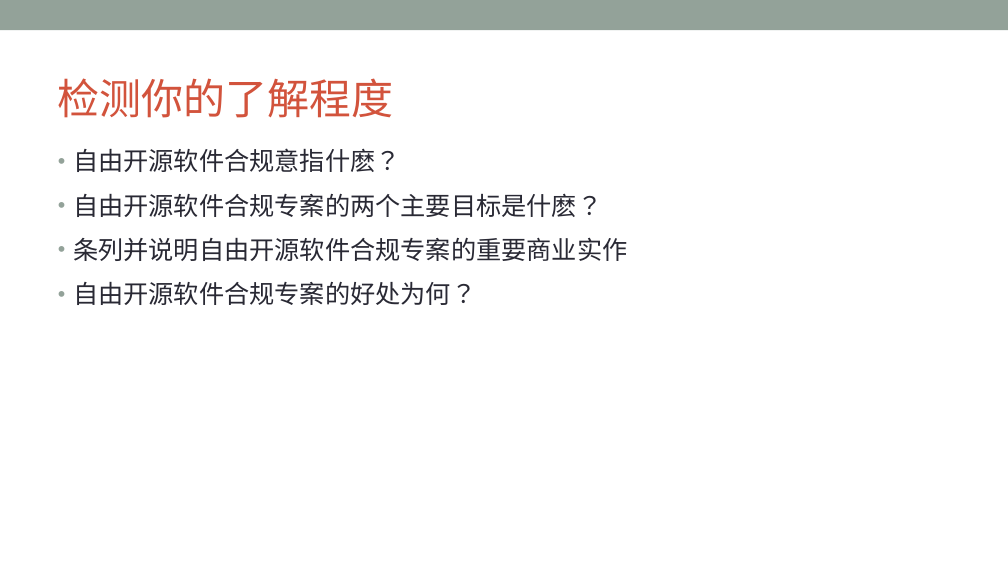
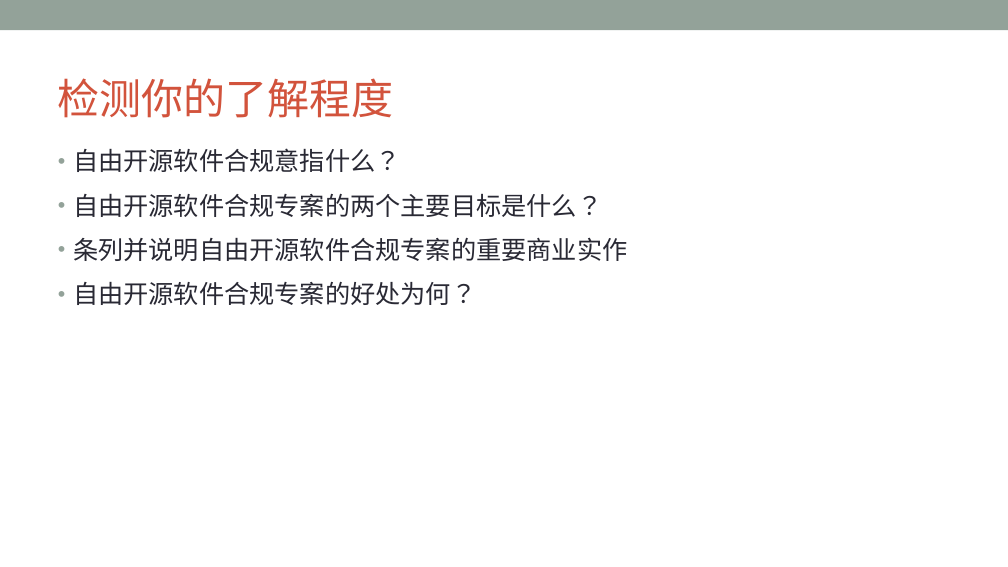
Before and after one commit to OpenChain-Project/Curriculum-Translation-zh-Hans, a slide deck: slide 32 of openchain-curriculum-for-1-1_Simplified Chinese.pptx. Drawn at 1008x567 pixels with LibreOffice and Linux fonts; fonts in the diff are those of the drawing; background and template pictures are left out. Boxes give left, top, right and bottom in pixels: in the first picture for what was removed or moved away, otherwise in the second. Text is boxed around its words. In the diff, an @@ line names an element or a change of style, - is before the commit and + after.

Commit message:
update ppt to replace 什麽 to 什么

```diff
--- a/openchain-curriculum-for-1-1_Simplified Chinese.pptx
+++ b/openchain-curriculum-for-1-1_Simplified Chinese.pptx
@@ text at (73, 148, 602, 217): text changed @@
-• 自由开源软件合规意指什麽？
-• 自由开源软件合规专案的两个主要目标是什麽？
+• 自由开源软件合规意指什么？
+• 自由开源软件合规专案的两个主要目标是什么？
```
Also in this commit, not shown: 11 other slides changed.
